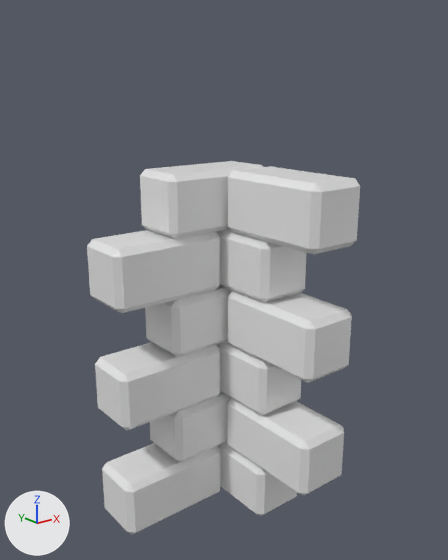
Renders of the Blender file source-art/brick-corner-quoin.blend from each side of a commit.
The view is the same before and after, from a 50 mm camera at (-14.38, -17.47, 14.55) aimed at (-2.74, -2.92, 8.73). Lighting does not change. The marker at lower left points along +X, +Y and +Z. The first picture is the older version.

The scene before the commit, as lines of its bpy script (objects in view):
```python
me_cube_cube_001 = bpy.data.meshes.new('Cube_Cube.001')
me_cube_cube_001.from_pydata(...)  # 24 vertices, 26 faces; spans x -1.0..1.0, y -1.0..1.0, z -3.0..1.0
me_cube_cube_001.materials.append(mat_none_010)  # its picture is missing
me_cube_cube_002 = bpy.data.meshes.new('Cube_Cube.002')
me_cube_cube_002.from_pydata(...)  # 24 vertices, 26 faces; spans x -1.0..1.0, y -1.0..1.0, z -3.0..1.0
me_cube_cube_002.materials.append(mat_none_010)  # its picture is missing
me_cube_cube_008 = bpy.data.meshes.new('Cube_Cube.008')
me_cube_cube_008.from_pydata(...)  # 24 vertices, 26 faces; spans x -1.0..1.0, y -1.0..1.0, z -3.0..1.0
me_cube_cube_008.materials.append(mat_none_010)  # its picture is missing
ob_cube_cube_001 = bpy.data.objects.new('Cube_Cube.001', me_cube_cube_001)
ob_cube_cube_001.location = (-1.0, -3.0, 1.0)
ob_cube_cube_001.rotation_euler = (1.571, 0.0, 0.0)  # degrees (90, 0, 0)
ob_cube_cube_002 = bpy.data.objects.new('Cube_Cube.002', me_cube_cube_002)
ob_cube_cube_002.location = (-3.0, -1.0, 1.0)
ob_cube_cube_002.rotation_euler = (1.571, 0.0, 1.571)  # degrees (90, 0, 90)
ob_cube_cube_008 = bpy.data.objects.new('Cube_Cube.008', me_cube_cube_008)
ob_cube_cube_008.location = (-1.0, -5.0, 7.0)
ob_cube_cube_008.rotation_euler = (1.571, 0.0, 0.0)  # degrees (90, 0, 0)
# also in view: 'Cube_Cube.006' at (-1.0, -2.0, 5.0); 'Cube_Cube.010' at (-4.0, -1.0, 9.0); 'Cube_Cube.007' at (-2.0, -1.0, 7.0); 'Cube_Cube.004' at (-1.0, -4.0, 3.0); 'Cube_Cube.003' at (-2.0, -1.0, 3.0)
```
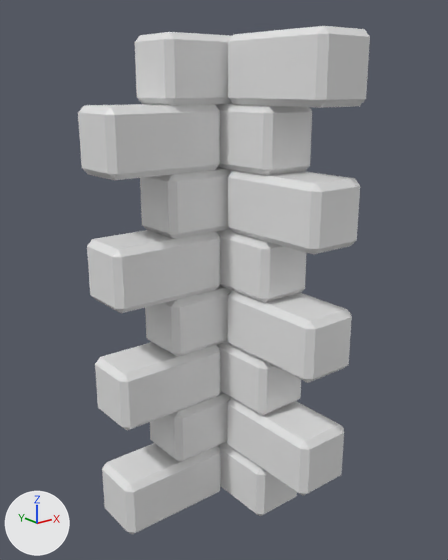
Commit message: update roof to look cooler + quoin is 8 bricks high

The edits, one by one:
Material 'None.003' (mat_none_003) is new.
Its base color is (0.8, 0.8, 0.8) (white #e7e7e7).
Its roughness is 0.293.
Its specular ior level is 0.8.
Material 'None.002' (mat_none_002) is new.
Its base color is (0.8, 0.8, 0.8) (white #e7e7e7).
Its roughness is 0.293.
Its specular ior level is 0.8.
Material 'None.001' (mat_none_001) is new.
Its base color is (0.8, 0.8, 0.8) (white #e7e7e7).
Its roughness is 0.293.
Its specular ior level is 0.8.
Mesh me_cube_cube_016 is new.
It has 24 vertices, 26 faces and spans x -1.0..1.0, y -1.0..1.0, z -3.0..1.0.
It uses material mat_none_003 (its picture is missing).
Mesh me_cube_cube_015 is new.
It has 24 vertices, 26 faces and spans x -1.0..1.0, y -1.0..1.0, z -3.0..1.0.
It uses material mat_none_003 (its picture is missing).
Mesh me_cube_cube_014 is new.
It has 24 vertices, 26 faces and spans x -1.0..1.0, y -1.0..1.0, z -3.0..1.0.
It uses material mat_none_002 (its picture is missing).
Mesh me_cube_cube_013 is new.
It has 24 vertices, 26 faces and spans x -1.0..1.0, y -1.0..1.0, z -3.0..1.0.
It uses material mat_none_001 (its picture is missing).
Object 'Cube_Cube.016' (ob_cube_cube_016) is new; it shows me_cube_cube_016.
Its location is (-1.0, -5.0, 15.0).
Its rotation in degrees is (90, 0, 0).
Object 'Cube_Cube.015' (ob_cube_cube_015) is new; it shows me_cube_cube_015.
Its location is (-1.0, -1.0, 15.0).
Its rotation in degrees is (90, 0, 90).
Object 'Cube_Cube.014' (ob_cube_cube_014) is new; it shows me_cube_cube_014.
Its location is (-1.0, -3.0, 13.0).
Its rotation in degrees is (90, 0, 0).
Object 'Cube_Cube.013' (ob_cube_cube_013) is new; it shows me_cube_cube_013.
Its location is (-3.0, -1.0, 13.0).
Its rotation in degrees is (90, 0, 90).

Pixel boxes (x1, y1, x2, y2) of what changed, in the pictures (448 x 560 px):
'Cube_Cube.016', added
    after: (228, 26, 370, 108)
'Cube_Cube.013', added
    after: (78, 104, 220, 180)
'Cube_Cube.015', added
    after: (135, 32, 232, 105)
'Cube_Cube.014', added
    after: (215, 104, 312, 176)
